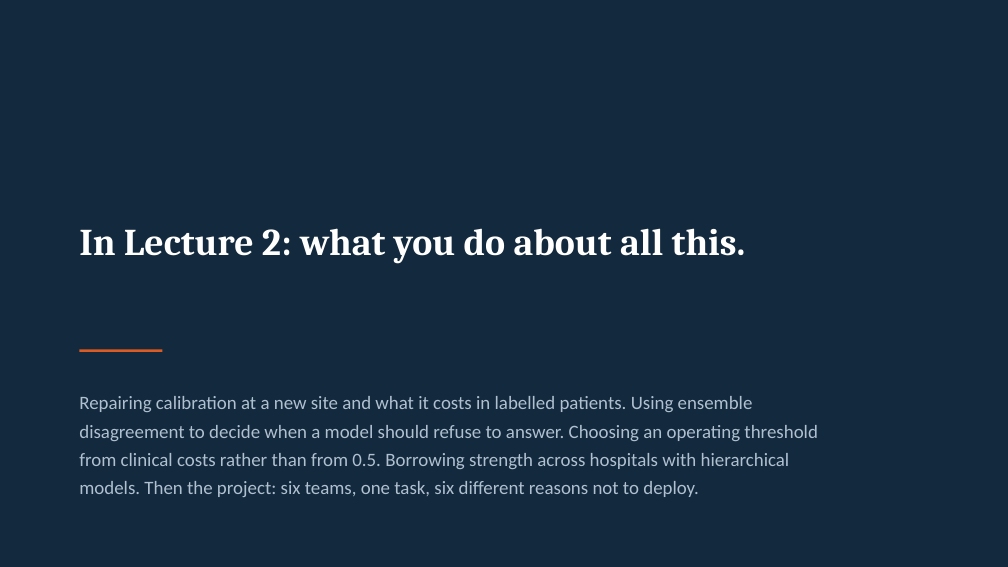
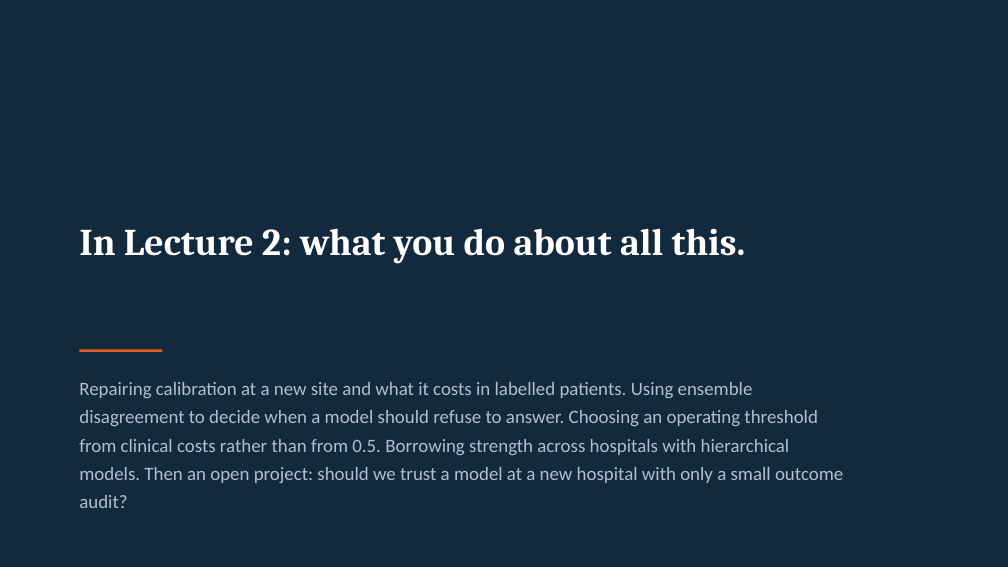
Before and after one commit to vafaei-ar/ai-uncertainty-2026-healthcare, a slide deck: slide 24 of slides/lecture1_honest_probabilities.pptx. Drawn at 1008x567 pixels with LibreOffice and Linux fonts; fonts in the diff are those of the drawing. Boxes give left, top, right and bottom in pixels: in the first picture for what was removed or moved away, otherwise in the second. Text is boxed around its words. In the diff, an @@ line names an element or a change of style, - is before the commit and + after.

```diff
--- a/slides/lecture1_honest_probabilities.pptx
+++ b/slides/lecture1_honest_probabilities.pptx
@@ text at (79,382,843,508): text changed @@
-Repairing calibration at a new site and what it costs in labelled patients. Using ensemble disagreement to decide when a model should refuse to answer. Choosing an operating threshold from clinical costs rather than from 0.5. Borrowing strength across hospitals with hierarchical models. Then the project: six teams, one task, six different reasons not to deploy.
+Repairing calibration at a new site and what it costs in labelled patients. Using ensemble disagreement to decide when a model should refuse to answer. Choosing an operating threshold from clinical costs rather than from 0.5. Borrowing strength across hospitals with hierarchical models. Then an open project: should we trust a model at a new hospital with only a small outcome audit?
```
Also in this commit, not shown: 4 other slides changed, 25 other files.
